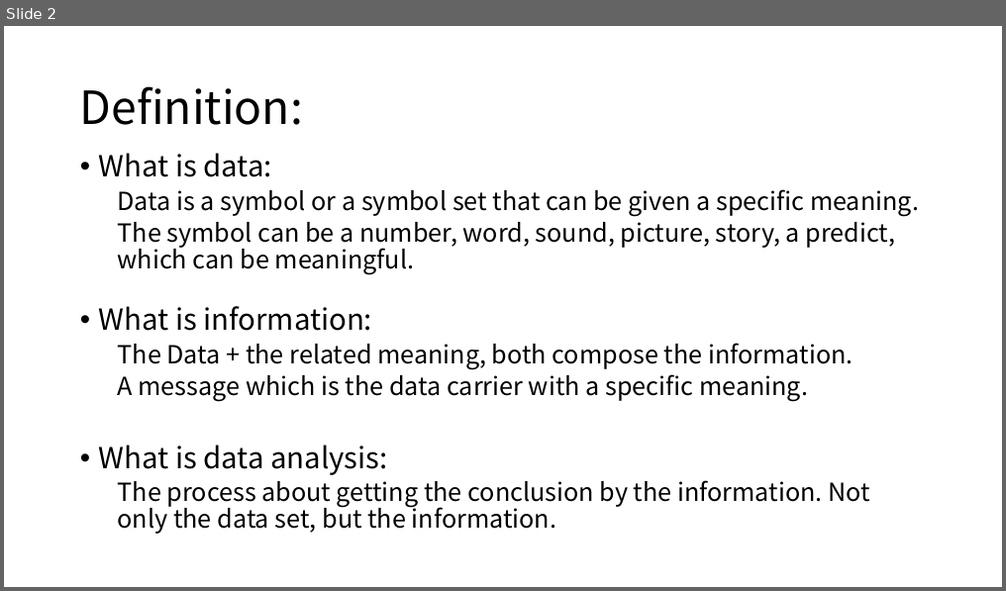
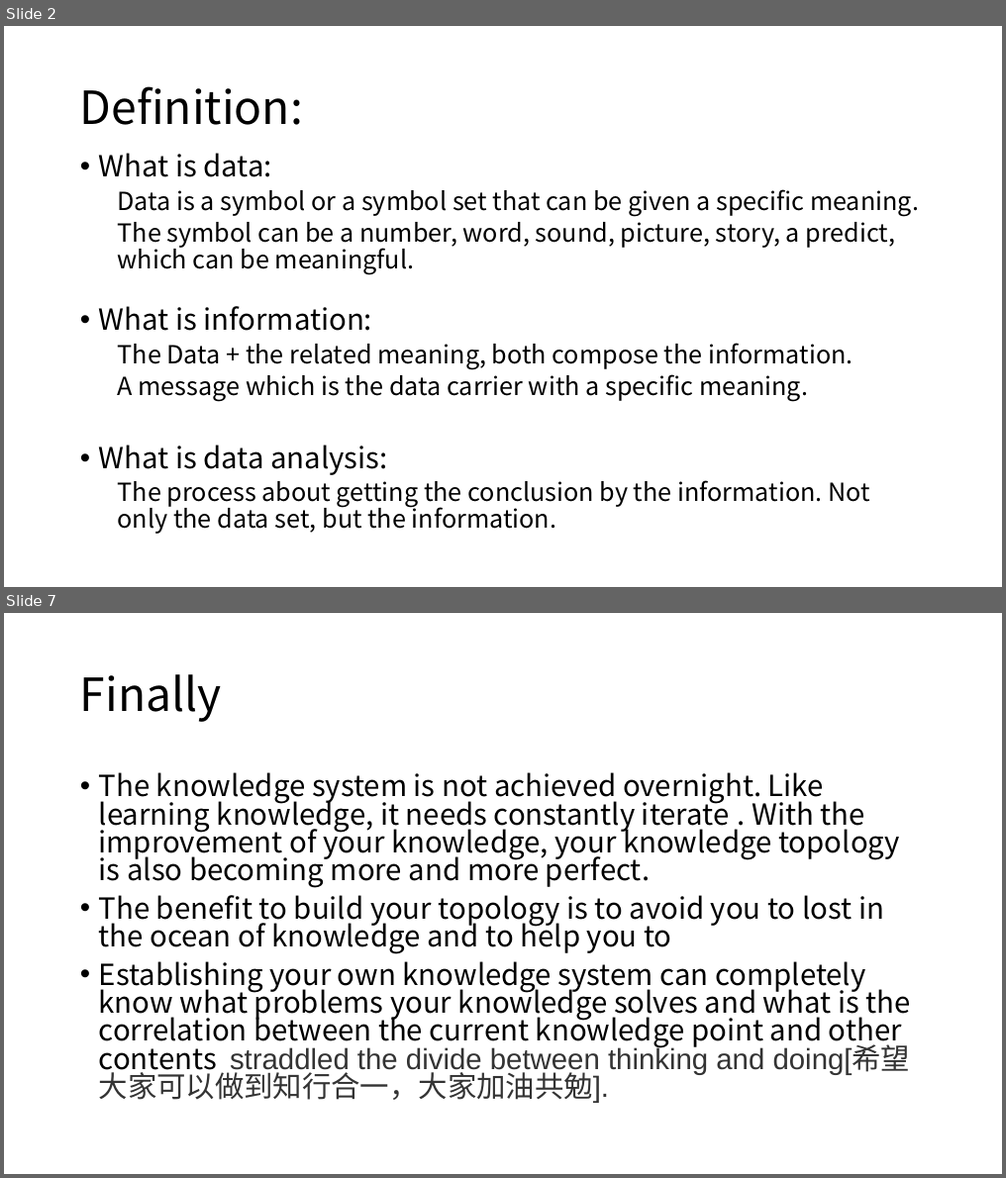
Before and after one commit to zicheng-pan/python-requestforlagou, a slide deck: New Microsoft PowerPoint 演示文稿.pptx. Shown one above the other, each under a label of ours: slide 2 before the commit, slides 2 and 7 after it; the slides between them are not shown. The pictures are 1006x591 and 1006x1178 pixels, drawn with LibreOffice and Linux fonts; fonts in the diff are those of the drawing. Boxes give left, top, right and bottom in pixels: in the first picture for what was removed or moved away, otherwise in the second. Text is boxed around its words. In the diff, an @@ line names an element or a change of style, - is before the commit and + after.

```diff
--- a/New Microsoft PowerPoint 演示文稿.pptx
+++ b/New Microsoft PowerPoint 演示文稿.pptx
@@ slide 7 added at bbox=[4, 613, 1002, 1174], background #FFFFFF @@
@@ title added at bbox=[80, 674, 222, 722], 44 pt, text #000000 @@
+Finally
@@ text added at bbox=[99, 772, 911, 1103], 28 pt, text #000000 @@
+• The knowledge system is not achieved overnight. Like learning knowledge, it needs constantly iterate . With the improvement of your knowledge, your knowledge topology is also becoming more and more perfect.
+• The benefit to build your topology is to avoid you to lost in the ocean of knowledge and to help you to
+• Establishing your own knowledge system can completely know what problems your knowledge solves and what is the correlation between the current knowledge point and other contents straddled the divide between thinking and doing[希望大家可以做到知行合一，大家加油共勉].
```
Also in this commit, not shown: 1 slide changed, 3 other slides added, 1 slide removed, 6 other files.
